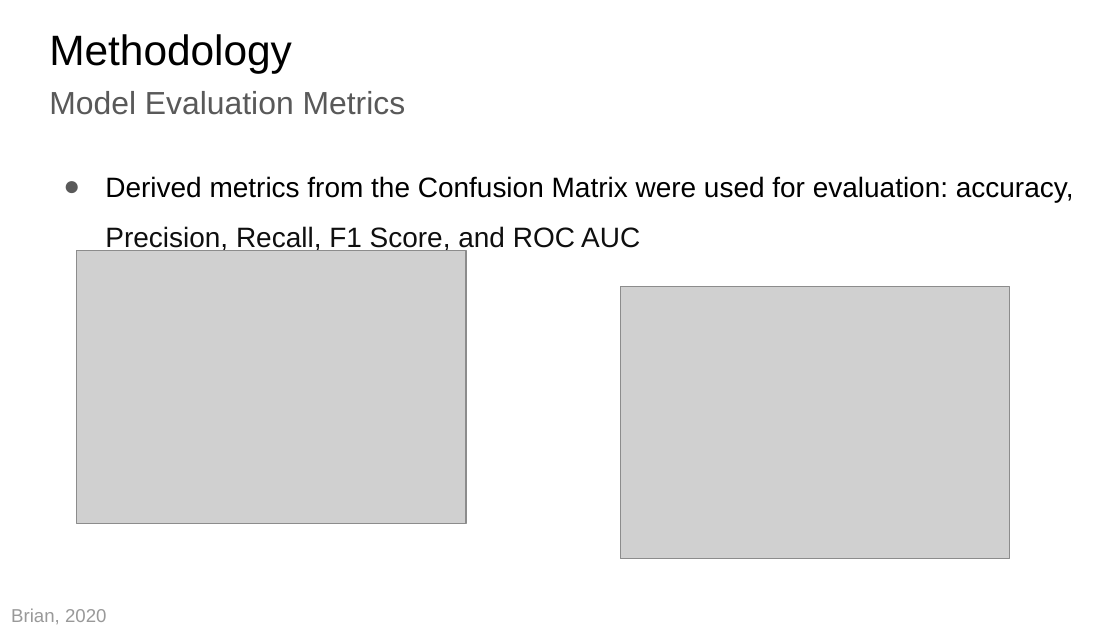
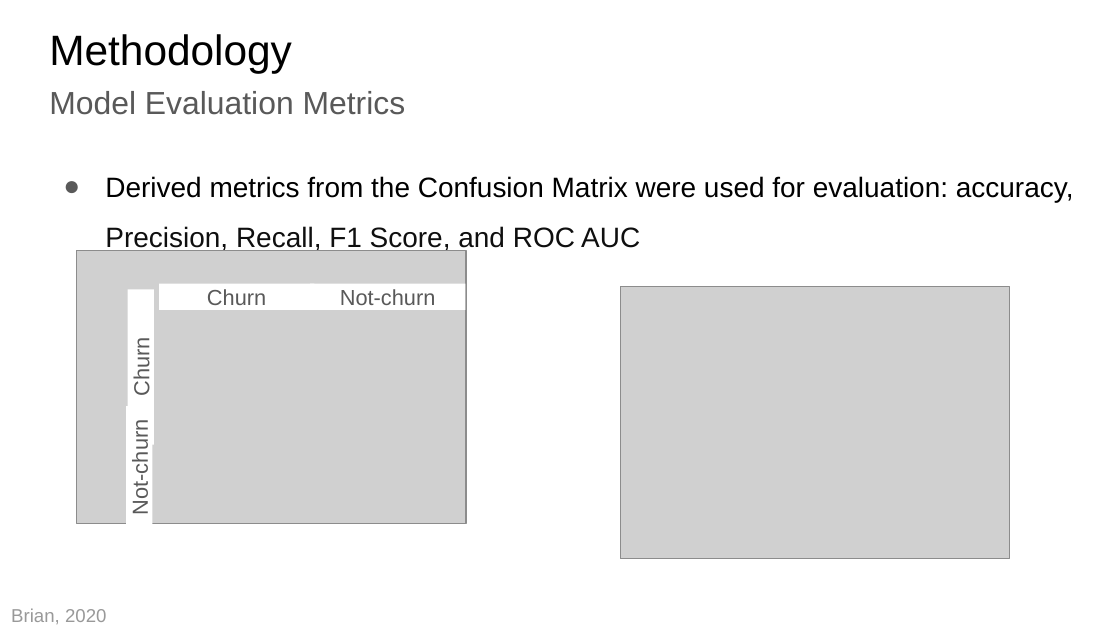
Before and after one commit to khanhgeo/DASC6910-GraduateProject, a slide deck: slide 11 of report/MScDS__Graduate_Project_Presentation__Khanh_Tran_240812.pptx. Drawn at 1120x630 pixels with LibreOffice and Linux fonts; fonts in the diff are those of the drawing; grey boxes stand for pictures. Boxes give left, top, right and bottom in pixels: in the first picture for what was removed or moved away, otherwise in the second. Text is boxed around its words. In the diff, an @@ line names an element or a change of style, - is before the commit and + after.

```diff
--- a/report/MScDS__Graduate_Project_Presentation__Khanh_Tran_240812.pptx
+++ b/report/MScDS__Graduate_Project_Presentation__Khanh_Tran_240812.pptx
@@ group added at (126, 283, 466, 528): 4 rectangles @@
+Churn
+Not-churn
+Churn
+Not-churn
```
Also in this commit, not shown: 1 other slide changed, 5 other files.
